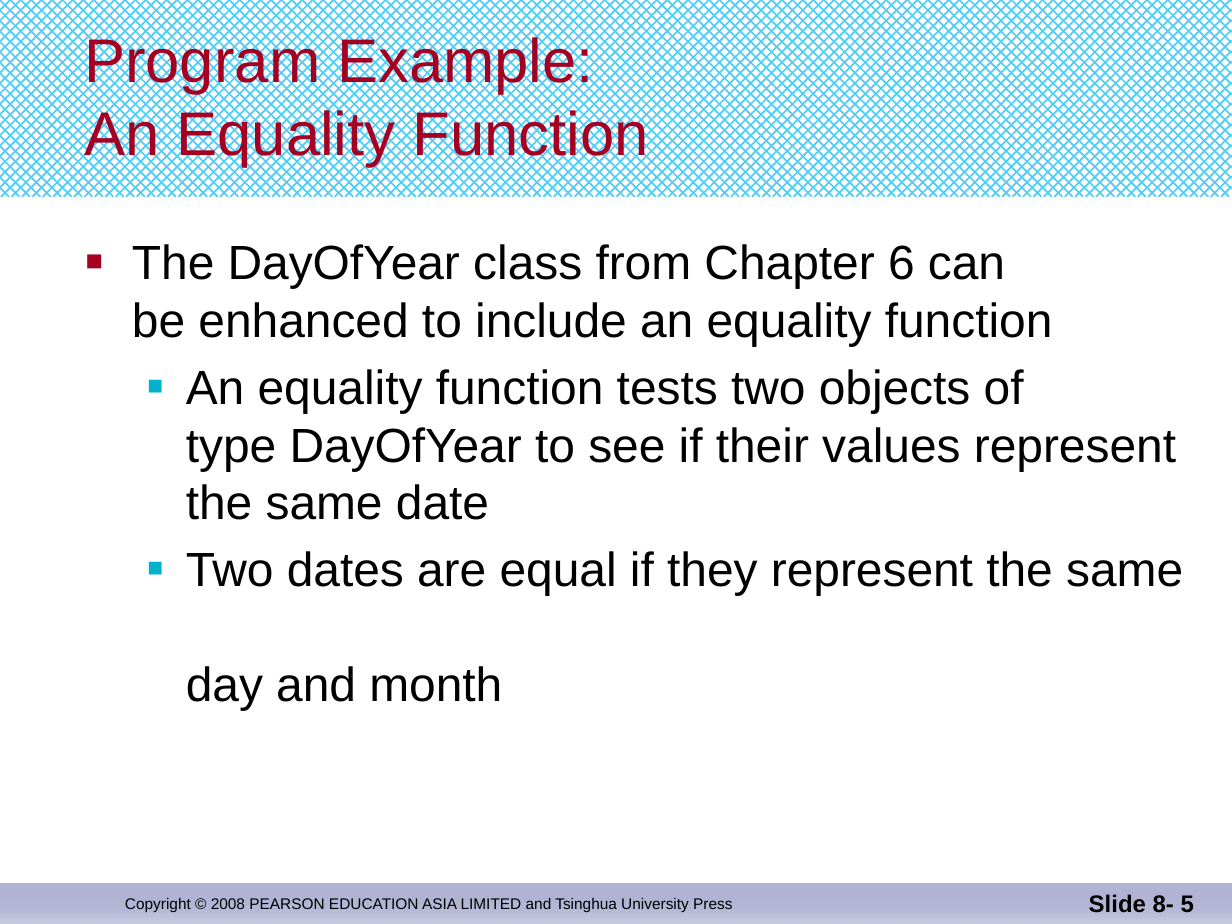
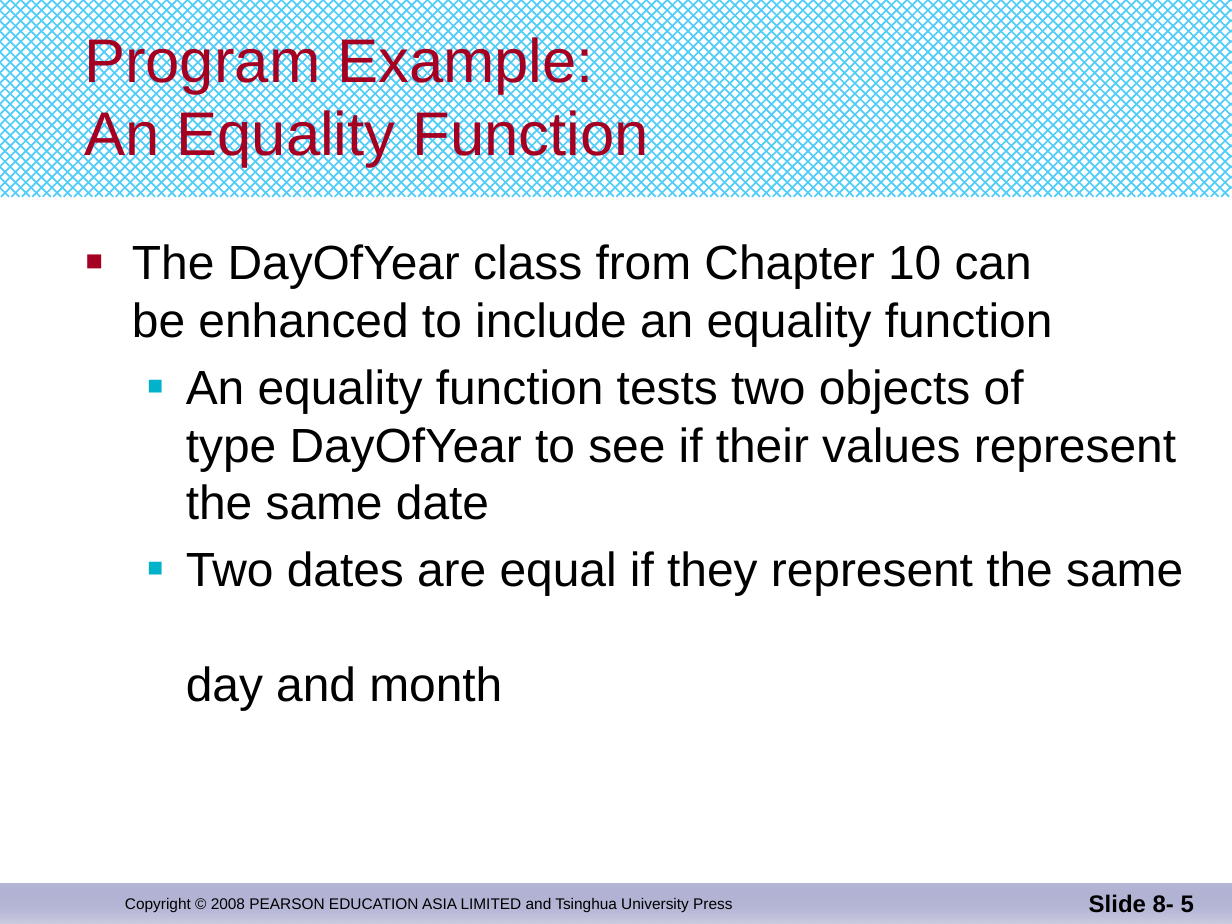
Before and after one commit to djuanbei/CPLUSPLUS, a slide deck: slide 5 of ppt/Chapter 11.pptx. Drawn at 1232x924 pixels with LibreOffice and Linux fonts; fonts in the diff are those of the drawing. Boxes give left, top, right and bottom in pixels: in the first picture for what was removed or moved away, otherwise in the second. Text is boxed around its words. In the diff, an @@ line names an element or a change of style, - is before the commit and + after.

```diff
--- a/ppt/Chapter 11.pptx
+++ b/ppt/Chapter 11.pptx
@@ text at bbox=[132, 244, 1053, 346]: text changed @@
-■ The DayOfYear class from Chapter 6 can
-  be enhanced to include an equality function
+■ The DayOfYear class from Chapter 10 can
+  be enhanced to include an equality function
```
Also in this commit, not shown: 7 other slides changed, 1 other file.
